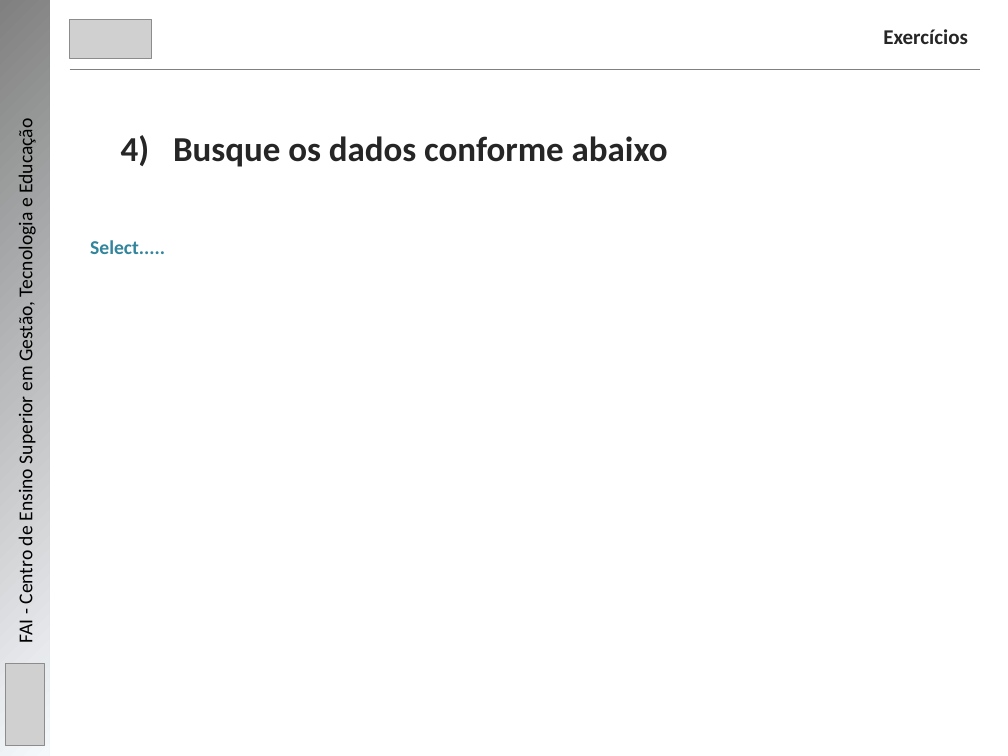
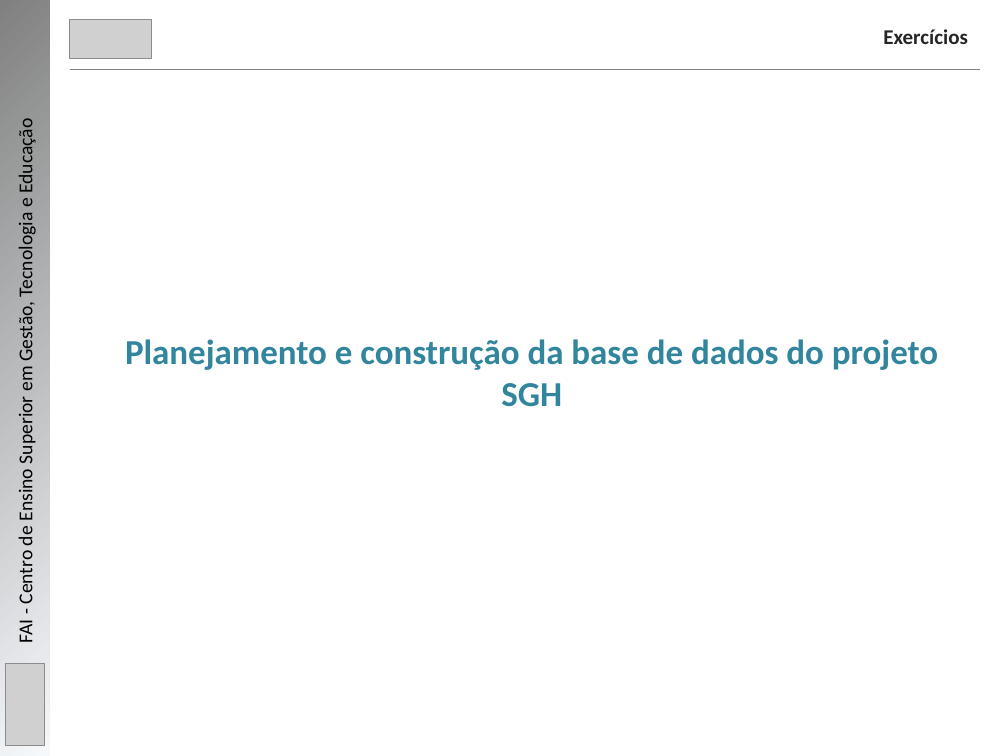
Before and after one commit to mbernardesp/lab-dev-software-sgh, a slide deck: slide 17 of slides/java-com-banco-de-dados.pptx (slide 20 before the commit). Drawn at 1008x756 pixels with LibreOffice and Linux fonts; fonts in the diff are those of the drawing; grey boxes stand for pictures. Boxes give left, top, right and bottom in pixels: in the first picture for what was removed or moved away, otherwise in the second. Text is boxed around its words. In the diff, an @@ line names an element or a change of style, - is before the commit and + after.

Commit message:
- Atualização do slide Java com banco de dados

```diff
--- a/slides/java-com-banco-de-dados.pptx
+++ b/slides/java-com-banco-de-dados.pptx
@@ text removed at (90, 240, 165, 254) @@
-Select.....
@@ text at (125, 339, 938, 407): text changed; text colour #262626 to #31859C @@
-4) Busque os dados conforme abaixo
+Planejamento e construção da base de dados do projeto SGH
```
Also in this commit, not shown: 8 other slides changed, 8 slides added, 2 other files.
